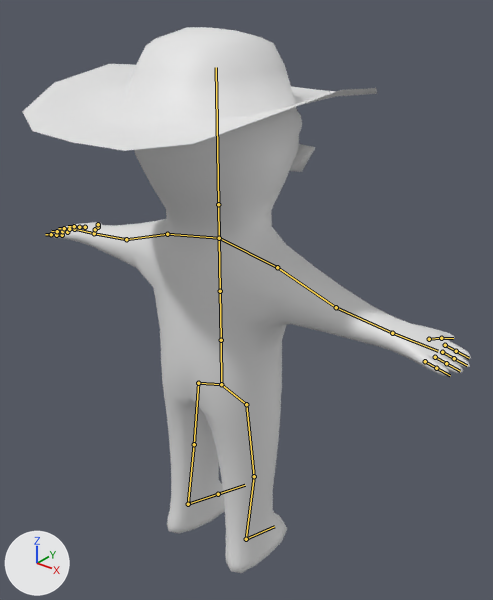
What one commit did to the FBX model Assets/meshes/robber mangl.fbx.
Before and after are seen from a 50 mm lens placed at (2.15, -2.47, 3.26), pointed at (0.07, 0.13, 1.65). The axes (+X, +Y, +Z) are drawn at lower left. The lights are the same throughout. The older version comes first. The bones that change, and the others that lie on the model, are drawn over the model as lines.

In view in the first picture: 'BODY', 'HAT' and 1 more.
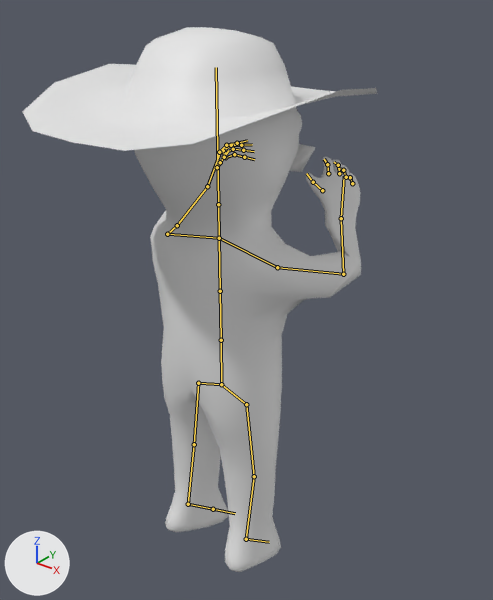
The newer file adds an action. The first version stands in its rest pose; the second is drawn at frame 6 of the action 'Armature|jump'.

Location of each change, [x1, y1, x2, y2] in pixels of the pictures (493 x 600 px):
'BODY', posed (46% narrower): before [50, 107, 471, 573]; after [135, 107, 361, 572]
bone 'arm.L', root to tip: before (167, 234) to (126, 239); after (167, 234) to (177, 225)
bone 'forearm.L', root to tip: before (126, 239) to (94, 233); after (177, 225) to (207, 186)
bone 'hand.L', root to tip: before (94, 233) to (73, 228); after (207, 186) to (220, 151)
bone 'pinky.L', root to tip: before (62, 235) to (56, 235); after (225, 157) to (234, 154)
bone 'pinky.L.001', root to tip: before (56, 235) to (51, 234); after (234, 154) to (244, 157)
bone 'ring.L', root to tip: before (67, 232) to (62, 231); after (224, 153) to (233, 149)
bone 'ring.L.001', root to tip: before (62, 231) to (57, 231); after (233, 149) to (243, 150)
bone 'middel.L', root to tip: before (74, 229) to (69, 229); after (223, 150) to (231, 145)
bone 'middel.L.001', root to tip: before (69, 229) to (64, 228); after (231, 145) to (241, 145)
bone 'index.L', root to tip: before (85, 227) to (79, 227); after (219, 152) to (226, 145)
bone 'index.L.001', root to tip: before (79, 227) to (74, 226); after (226, 145) to (237, 143)
bone 'thumb.L', root to tip: before (95, 229) to (98, 227); after (217, 167) to (220, 162)
bone 'arm.R', root to tip: before (277, 267) to (336, 307); after (277, 267) to (343, 274)
bone 'forearm.R', root to tip: before (336, 307) to (392, 333); after (343, 274) to (341, 218)
bone 'hand.R', root to tip: before (392, 333) to (438, 351); after (341, 218) to (344, 176)
bone 'pinky.R', root to tip: before (425, 361) to (436, 368); after (352, 183) to (350, 177)
bone 'pinky.R.001', root to tip: before (436, 368) to (450, 375); after (350, 177) to (345, 177)
bone 'ring.R', root to tip: before (435, 357) to (446, 363); after (346, 177) to (343, 170)
bone 'ring.R.001', root to tip: before (446, 363) to (460, 371); after (343, 170) to (339, 168)
bone 'middel.R', root to tip: before (442, 352) to (454, 358); after (339, 173) to (338, 165)
bone 'middel.R.001', root to tip: before (454, 358) to (467, 365); after (338, 165) to (334, 162)
bone 'index.R', root to tip: before (445, 345) to (456, 351); after (328, 173) to (327, 164)
bone 'index.R.001', root to tip: before (456, 351) to (469, 358); after (327, 164) to (324, 159)
bone 'thumb.R', root to tip: before (429, 339) to (441, 338); after (322, 190) to (313, 182)
bone 'shin.L.001', root to tip: before (188, 504) to (218, 494); after (188, 504) to (213, 509)
bone 'shin.R.001', root to tip: before (246, 539) to (274, 526); after (246, 539) to (269, 542)

The change in detail:
Bone 'arm.L' (bone_arm_l) turns from (0, 0, 0) to (-6, -78, -47) degrees about its own x, y and z.
Bone 'forearm.L' (bone_forearm_l) turns from (0, 0, 0) to (-48, -31, -70) degrees about its own x, y and z.
Bone 'hand.L' (bone_hand_l) turns from (0, 0, 0) to (14, 26, 0) degrees about its own x, y and z.
Bone 'pinky.L' (bone_pinky_l) moves from (0.0, 0.0, 0.0) to (0.09, -0.03, -0.08).
Bone 'pinky.L' (bone_pinky_l) turns from (0, 0, 0) to (-42, -2, 5) degrees about its own x, y and z.
Bone 'pinky.L.001' (bone_pinky_l_001) turns from (0, 0, 0) to (-34, -5, 8) degrees about its own x, y and z.
Bone 'ring.L' (bone_ring_l) moves from (0.0, 0.0, 0.0) to (0.06, -0.01, -0.05).
Bone 'ring.L' (bone_ring_l) turns from (0, 0, 0) to (-35, -2, 5) degrees about its own x, y and z.
Bone 'ring.L.001' (bone_ring_l_001) turns from (0, 0, 0) to (-34, -5, 8) degrees about its own x, y and z.
Bone 'middel.L' (bone_middel_l) moves from (0.0, 0.0, 0.0) to (0.0, 0.0, -0.01).
Bone 'middel.L' (bone_middel_l) turns from (0, 0, 0) to (-27, -3, 3) degrees about its own x, y and z.
Bone 'middel.L.001' (bone_middel_l_001) turns from (0, 0, 0) to (-34, -5, 8) degrees about its own x, y and z.
Bone 'index.L' (bone_index_l) moves from (0.0, 0.0, 0.0) to (0.0, 0.02, 0.02).
Bone 'index.L' (bone_index_l) turns from (0, 0, 0) to (-16, -3, 0) degrees about its own x, y and z.
Bone 'index.L.001' (bone_index_l_001) turns from (0, 0, 0) to (-34, -5, 8) degrees about its own x, y and z.
Bone 'thumb.L' (bone_thumb_l) turns from (0, 0, 0) to (-9, -16, 1) degrees about its own x, y and z.
Bone 'arm.R' (bone_arm_r) turns from (0, 0, 0) to (-6, 78, 47) degrees about its own x, y and z.
Bone 'forearm.R' (bone_forearm_r) turns from (0, 0, 0) to (-48, 31, 70) degrees about its own x, y and z.
Bone 'hand.R' (bone_hand_r) turns from (0, 0, 0) to (14, -26, 0) degrees about its own x, y and z.
Bone 'pinky.R' (bone_pinky_r) moves from (0.0, 0.0, 0.0) to (-0.09, -0.03, -0.08).
Bone 'pinky.R' (bone_pinky_r) turns from (0, 0, 0) to (-42, 2, -5) degrees about its own x, y and z.
Bone 'pinky.R.001' (bone_pinky_r_001) turns from (0, 0, 0) to (-34, 5, -8) degrees about its own x, y and z.
Bone 'ring.R' (bone_ring_r) moves from (0.0, 0.0, 0.0) to (-0.06, -0.01, -0.05).
Bone 'ring.R' (bone_ring_r) turns from (0, 0, 0) to (-35, 2, -5) degrees about its own x, y and z.
Bone 'ring.R.001' (bone_ring_r_001) turns from (0, 0, 0) to (-34, 5, -8) degrees about its own x, y and z.
Bone 'middel.R' (bone_middel_r) moves from (0.0, 0.0, 0.0) to (0.0, 0.0, -0.01).
Bone 'middel.R' (bone_middel_r) turns from (0, 0, 0) to (-27, 3, -3) degrees about its own x, y and z.
Bone 'middel.R.001' (bone_middel_r_001) turns from (0, 0, 0) to (-34, 5, -8) degrees about its own x, y and z.
Bone 'index.R' (bone_index_r) moves from (0.0, 0.0, 0.0) to (0.0, 0.02, 0.02).
Bone 'index.R' (bone_index_r) turns from (0, 0, 0) to (-16, 3, 0) degrees about its own x, y and z.
Bone 'index.R.001' (bone_index_r_001) turns from (0, 0, 0) to (-34, 5, -8) degrees about its own x, y and z.
Bone 'thumb.R' (bone_thumb_r) turns from (0, 0, 0) to (-9, 16, -1) degrees about its own x, y and z.
Bone 'shin.L.001' (bone_shin_l_001) turns from (0, 0, 0) to (0, 0, 20) degrees about its own x, y and z.
Bone 'shin.R.001' (bone_shin_r_001) turns from (0, 0, 0) to (0, 0, -20) degrees about its own x, y and z.
